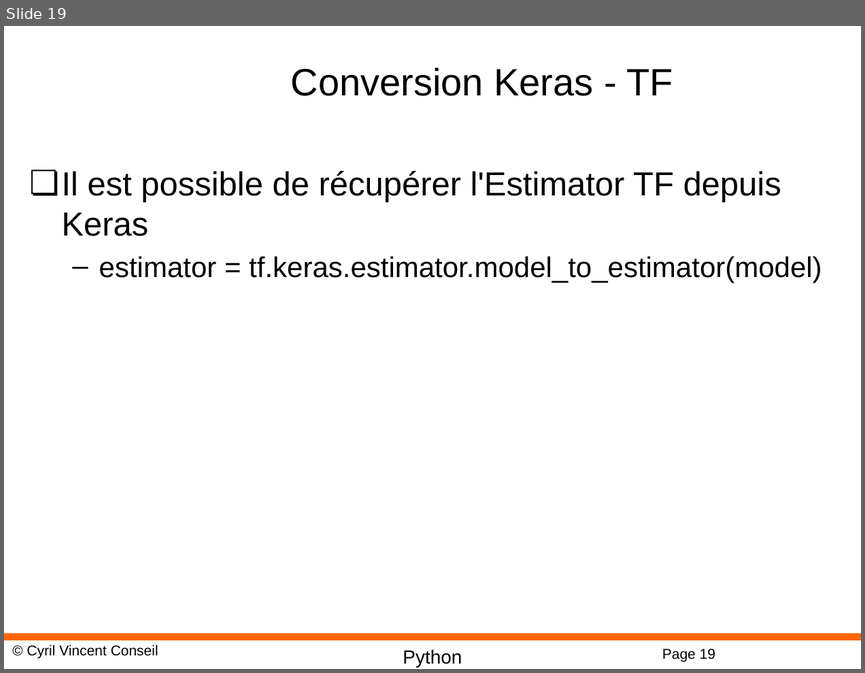
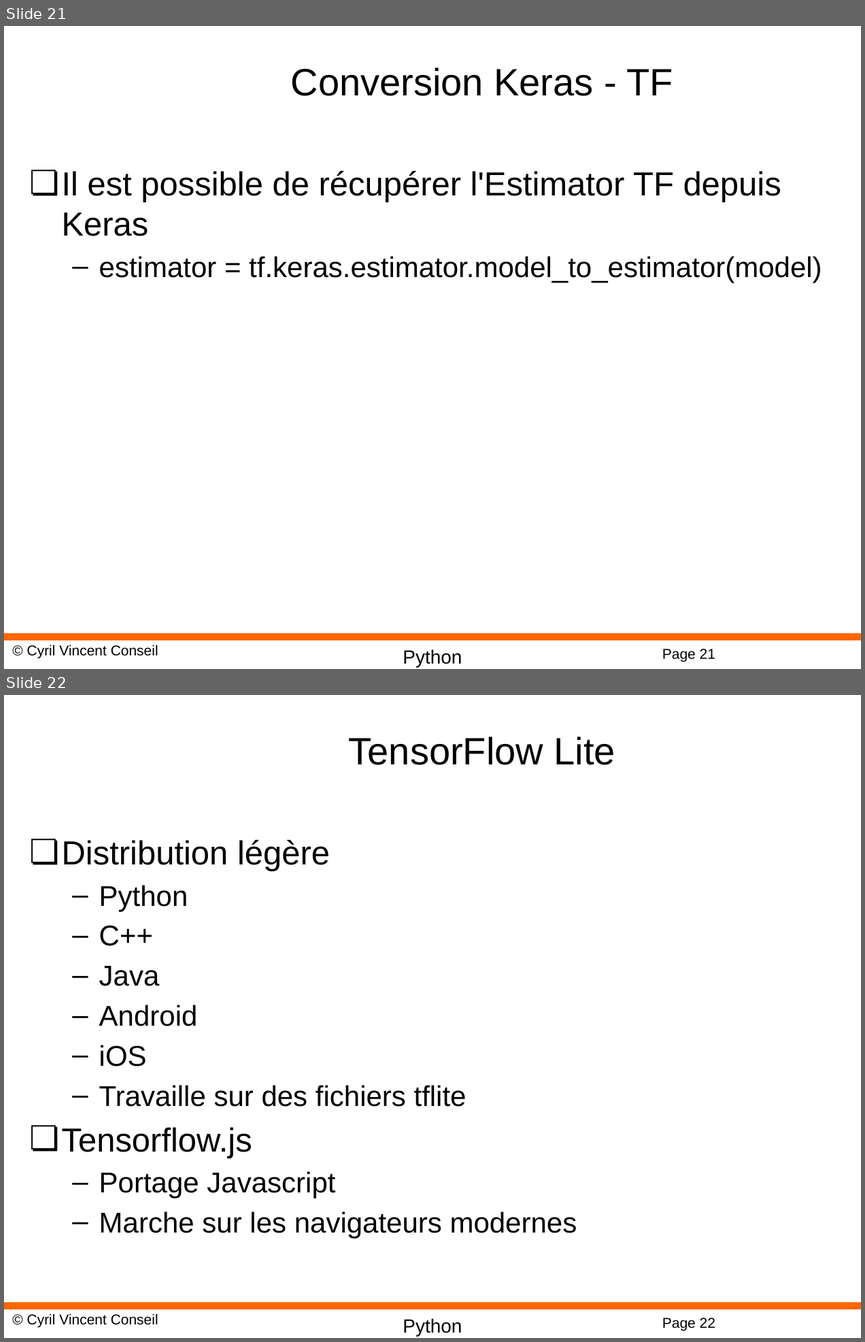
Before and after one commit to cyrilvincent/ML, a slide deck: PPT/DeepLearning25-Keras.pptx. Shown one above the other, each under a label of ours: slide 19 before the commit, slides 21 and 22 after it. The pictures are 865x673 and 865x1342 pixels, drawn with LibreOffice and Linux fonts; fonts in the diff are those of the drawing; background and template pictures are left out. Boxes give left, top, right and bottom in pixels: in the first picture for what was removed or moved away, otherwise in the second. Text is boxed around its words. In the diff, an @@ line names an element or a change of style, - is before the commit and + after.

```diff
--- a/PPT/DeepLearning25-Keras.pptx
+++ b/PPT/DeepLearning25-Keras.pptx
@@ slide 22 added at bbox=[4, 695, 861, 1338], background #FFFFFF; not listed: 4 template elements that a slide beside it also shows @@
@@ title added at bbox=[349, 736, 615, 765], 32 pt, text #000000 @@
+TensorFlow Lite
@@ text added at bbox=[62, 840, 577, 1238], 24 pt, text #000000 @@
+❏ Distribution légère
+  – Python
+  – C++
+  – Java
+  – Android
+  – iOS
+  – Travaille sur des fichiers tflite
+❏ Tensorflow.js
+  – Portage Javascript
+  – Marche sur les navigateurs modernes
@@ what was slide 19 is now slide 21 @@
@@ page number at bbox=[662, 648, 715, 661]: text changed @@
-Page 19
+Page 21
```
Also in this commit, not shown: 2 slides changed, 6 slides removed, 22 other files.
